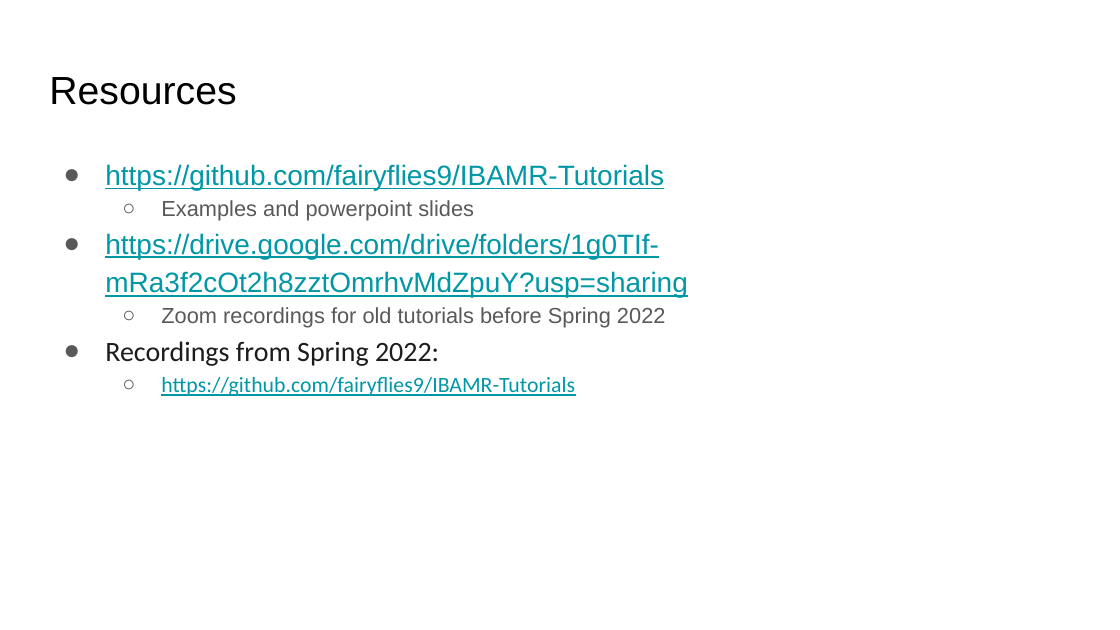
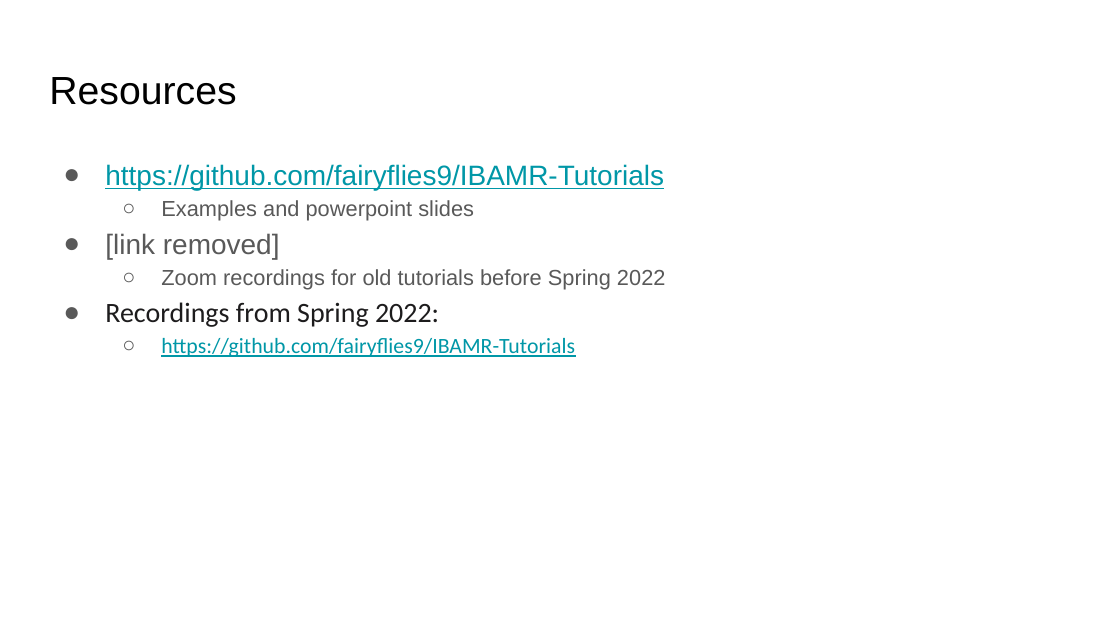
Before and after one commit to fairyflies9/Using-IB-Software, a slide deck: slide 2 of originals/Old files/UA Tutorials/UAClusterIb2dIBAMR.pptx. Drawn at 1120x630 pixels with LibreOffice and Linux fonts; fonts in the diff are those of the drawing. Boxes give left, top, right and bottom in pixels: in the first picture for what was removed or moved away, otherwise in the second. Text is boxed around its words. In the diff, an @@ line names an element or a change of style, - is before the commit and + after.

```diff
--- a/originals/Old files/UA Tutorials/UAClusterIb2dIBAMR.pptx
+++ b/originals/Old files/UA Tutorials/UAClusterIb2dIBAMR.pptx
@@ text at (105,233,280,259): text changed; text colour #0097A7 to #595959 @@
-● https://drive.google.com/drive/folders/1g0TIf-mRa3f2cOt2h8zztOmrhvMdZpuY?usp=sharing
+● [link removed]
```
Also in this commit, not shown: 1 other slide changed, 53 other files.
